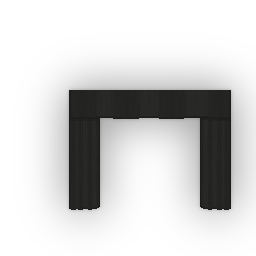
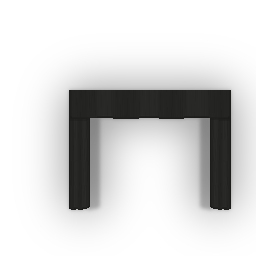
Comparing the layer stacks of the two 256px x 256px images. Changes:
painted on "Curtain copy 4" over [74, 118, 229, 210]
